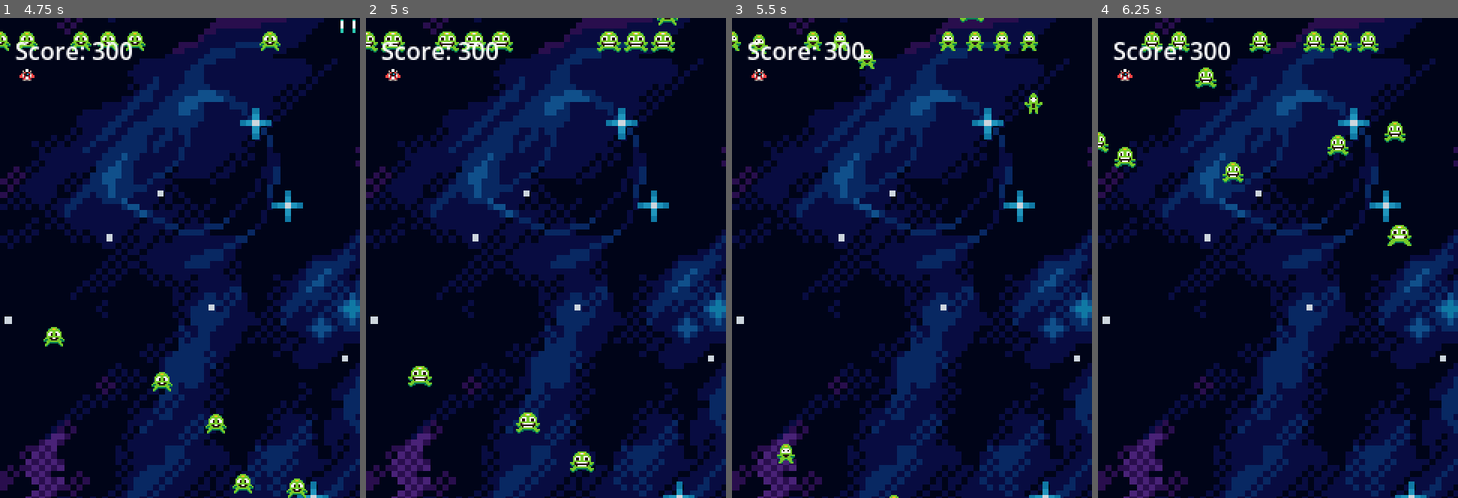
Above: before the commit, frames 1-4 (left to right).
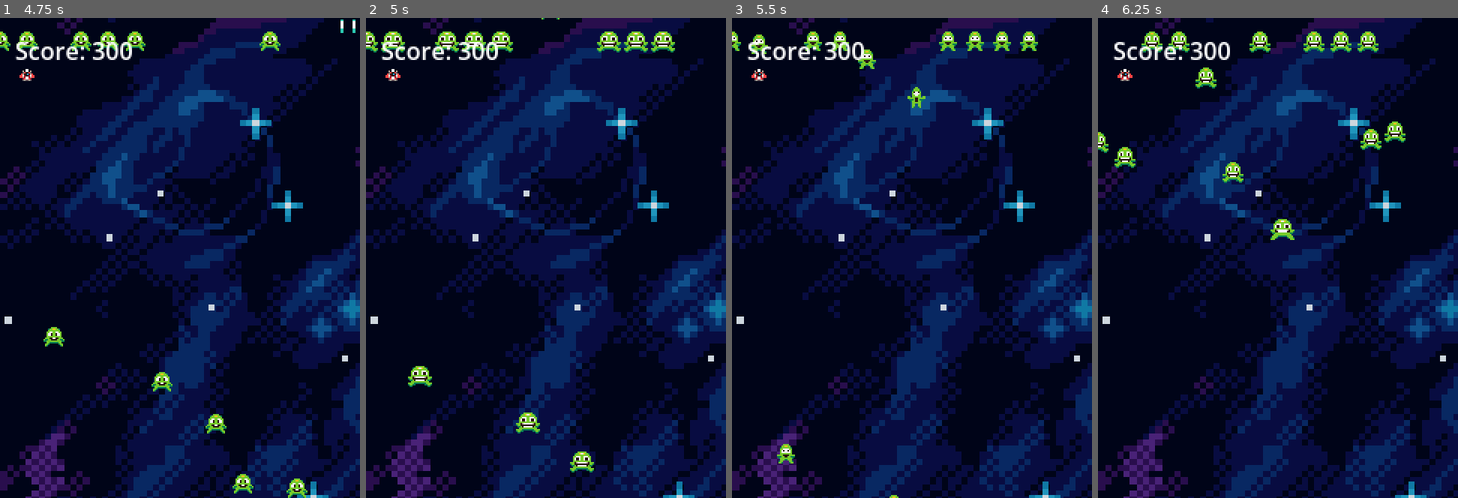
Above: after the commit, the same moments.

Repository: HouZenKai/ShooterCarnival
Game: Godot game, scene res://scenes/ui/main_menu.tscn
The game is run twice, just before and just after one commit, with the same random seed, the same clock (stepped at 60 frames per second) and the same inputs.
Inputs:
- Up to frame 1 (4.75 s): click "Play" at 0.5 s; hold D (move_right) 1.28-2.03 s; tap Space (shoot) every 0.75 s from 1.35 to 4.35 s; hold S (move_down) 2.03-2.78 s; hold D (move_right) 2.78-3.53 s; hold W (move_up) 3.53-4.28 s; hold A (move_left) from 4.28 s (still down)
- Up to frame 2 (5 s): keep holding A (move_left)
- Up to frame 3 (5.5 s): keep holding A (move_left); tap Space (shoot) at 5.1 s
- Up to frame 4 (6.25 s): release A (move_left) at 5.78 s; hold S (move_down) from 5.78 s (still down); tap Space (shoot) at 5.85 s

Frame 1 is identical in both runs. In frame 2, less than 0.1% of the frame differs, in the area x 48-87%, y 0-2%; in frame 3, 0.3%; in frame 4, 0.8%, in the area x 47-88%, y 23-48%.

Commit message:
Update src/entities/spawners/enemy_spawner.gd
Co-authored-by: Copilot <175728472+Copilot@users.noreply.github.com>

Diff:
--- a/src/entities/spawners/enemy_spawner.gd
+++ b/src/entities/spawners/enemy_spawner.gd
@@ -24,7 +24,11 @@
 		var enemy = enemy_scene.instantiate()
 		var screen_size = get_viewport_rect().size
 		# Random position at top of screen
-		enemy.position = Vector2(randf_range(20, screen_size.x - 20), -20)
+		var spawn_position := Vector2(randf_range(20, screen_size.x - 20), -20)
+		if enemy.has_method("setup"):
+			enemy.setup(spawn_position)
+		else:
+			enemy.position = spawn_position
 
 		# Add to parent (Stage01) so it can connect the enemy_destroyed signal
 		get_parent().add_child(enemy)
